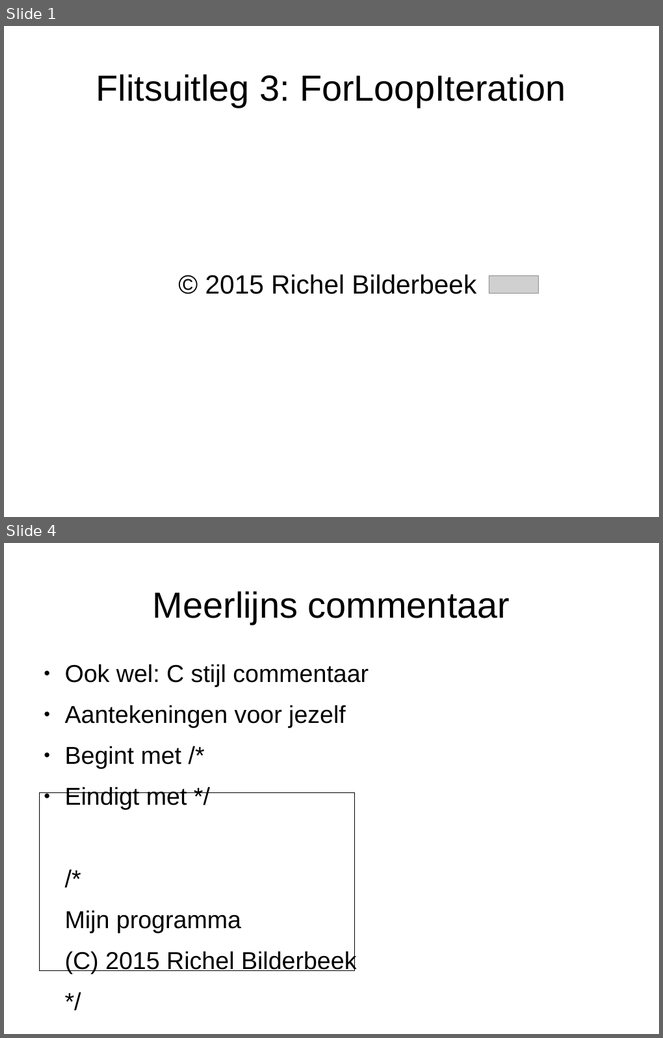
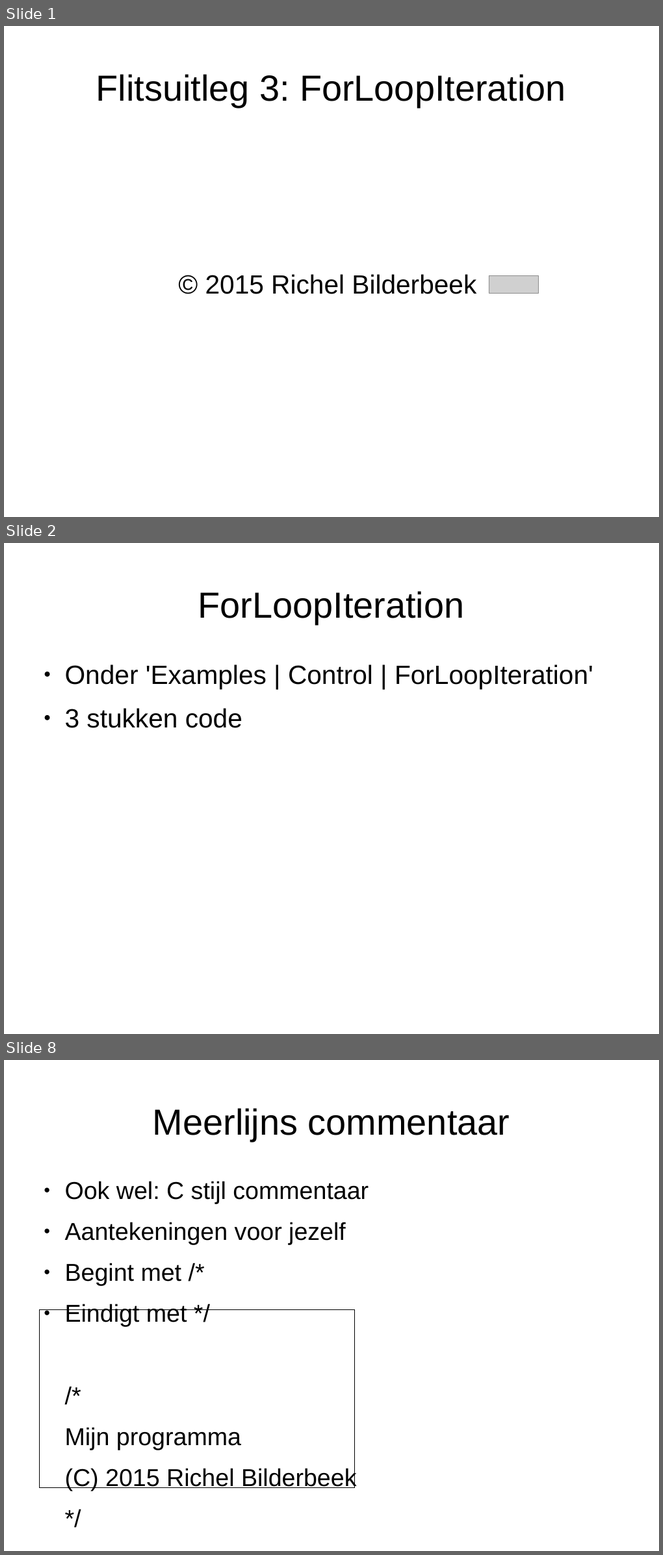
Before and after one commit to djog/arduino_cursus, a slide deck: Presentaties/Flitsuitleg3.odp. Shown one above the other, each under a label of ours: slides 1 and 4 before the commit, slides 1, 2 and 8 after it; the slides between them are not shown. The pictures are 663x1038 and 663x1555 pixels, drawn with LibreOffice and Linux fonts; fonts in the diff are those of the drawing; grey boxes stand for pictures. Boxes give left, top, right and bottom in pixels: in the first picture for what was removed or moved away, otherwise in the second. Text is boxed around its words. In the diff, an @@ line names an element or a change of style, - is before the commit and + after.

```diff
--- a/Presentaties/Flitsuitleg3.odp
+++ b/Presentaties/Flitsuitleg3.odp
@@ slide 2 added at bbox=[4, 543, 659, 1034], background #FFFFFF @@
@@ title added at bbox=[198, 591, 465, 624], 44 pt, text #000000 @@
+ForLoopIteration
@@ text added at bbox=[65, 665, 594, 728], 32 pt, text #000000 @@
+● Onder 'Examples | Control | ForLoopIteration'
+● 3 stukken code
@@ what was slide 4 is now slide 8 @@
```
Also in this commit, not shown: 2 slides changed, 27 other slides added, 18 slides removed, 4 other files.
